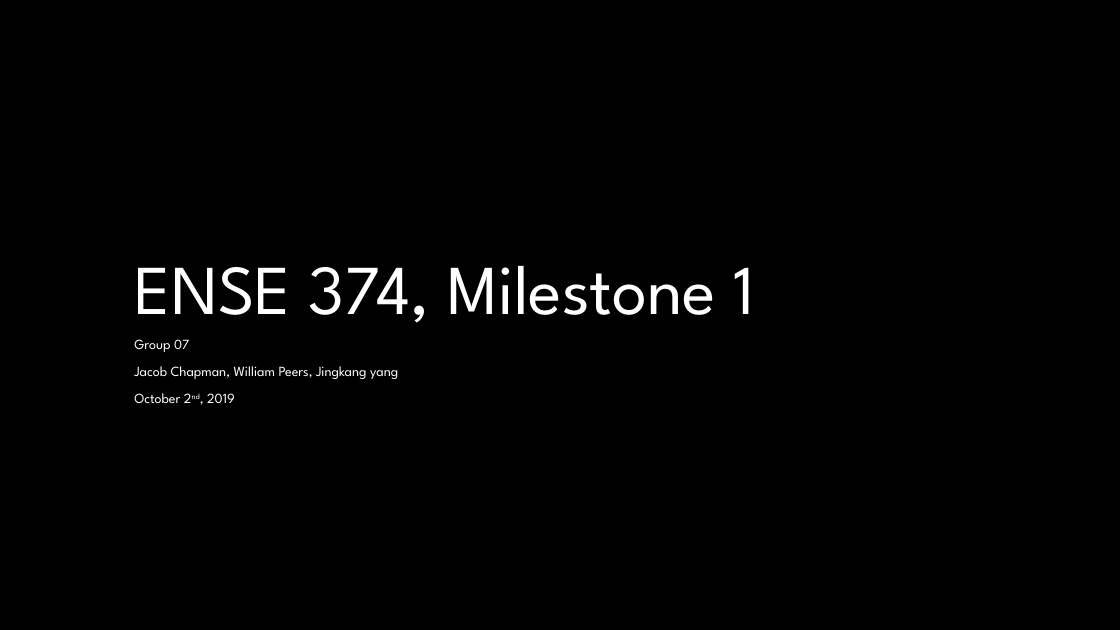
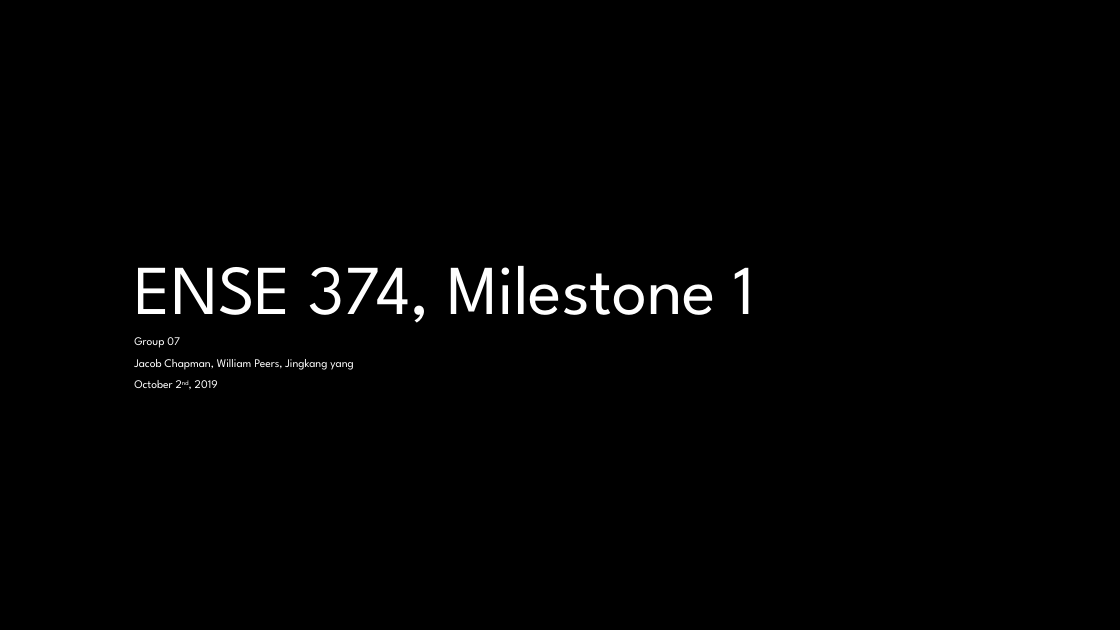
Before and after one commit to Jacobchapman99/ENSE-374-Group07-Project, a slide deck: slide 1 of Milestone1/Group-07 Milestone 1.ppt. Drawn at 1120x630 pixels with LibreOffice and Linux fonts; fonts in the diff are those of the drawing; background and template pictures are left out. Boxes give left, top, right and bottom in pixels: in the first picture for what was removed or moved away, otherwise in the second. Text is boxed around its words. In the diff, an @@ line names an element or a change of style, - is before the commit and + after.

Commit message:
Update Group-07 Milestone 1.ppt
Merged the keynote ppt slides to the powerpoint for milestone 1

```diff
--- a/Milestone1/Group-07 Milestone 1.ppt
+++ b/Milestone1/Group-07 Milestone 1.ppt
@@ subtitle "Group 07" at box(134, 337, 354, 388): size 12 to 10 pt; line spacing 0.9 to 0.7 @@
```
Also in this commit, not shown: 3 slides added.
